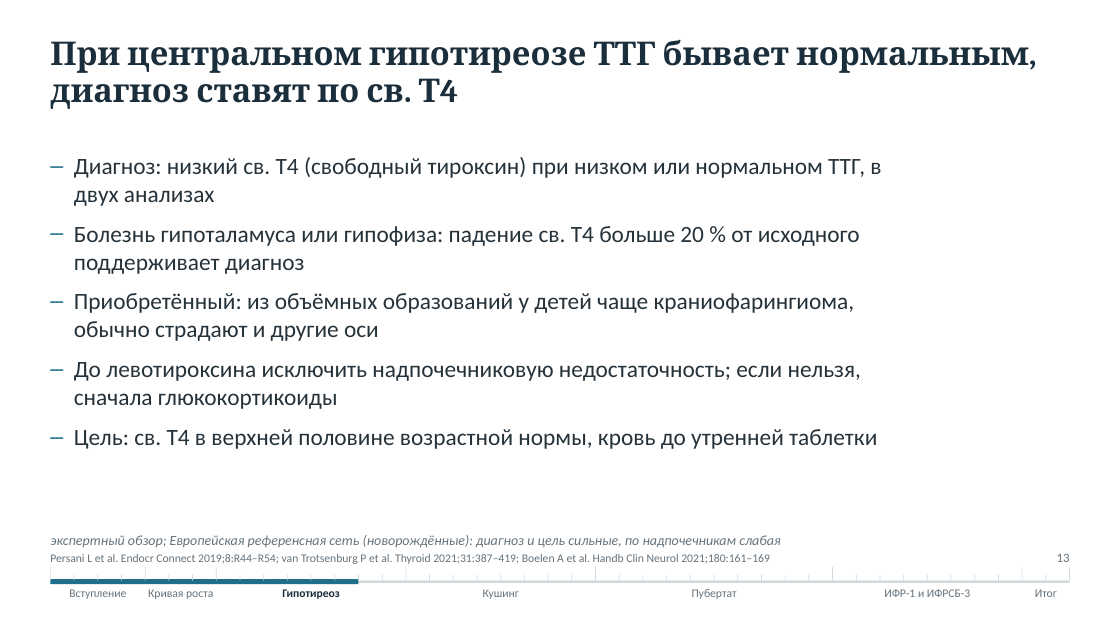
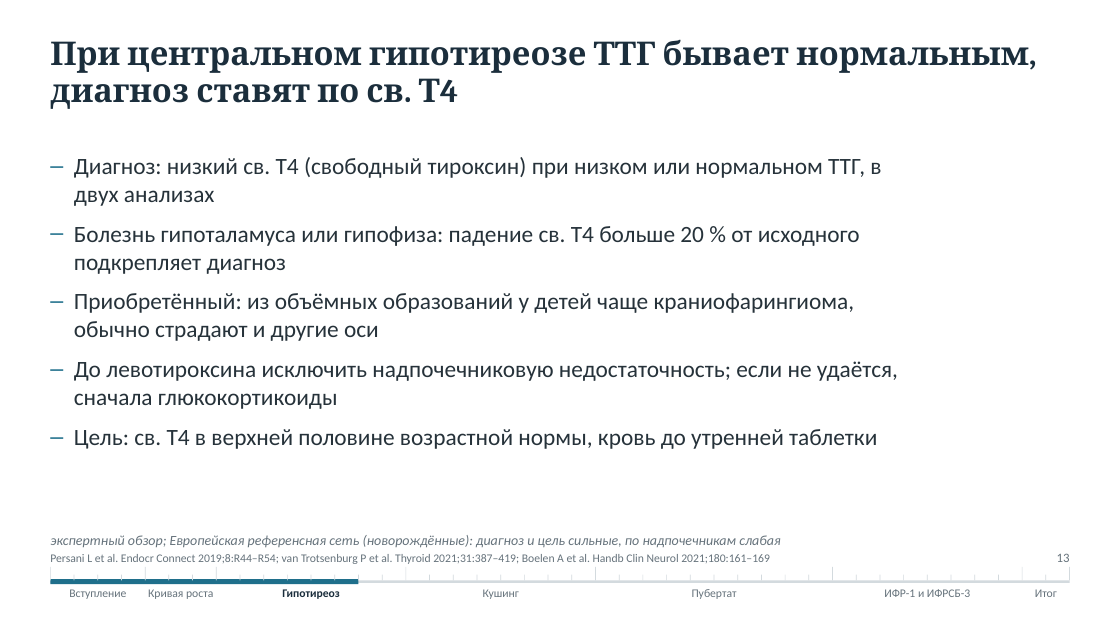
Before and after one commit to drabdulbosit1-eng/my-test-cloud, a slide deck: slide 13 of Endo_short_stature/Эндокринные причины низкорослости 2026.pptx. Drawn at 1120x630 pixels with LibreOffice and Linux fonts; fonts in the diff are those of the drawing. Boxes give left, top, right and bottom in pixels: in the first picture for what was removed or moved away, otherwise in the second. Text is boxed around its words. In the diff, an @@ line names an element or a change of style, - is before the commit and + after.

```diff
--- a/Endo_short_stature/Эндокринные причины низкорослости 2026.pptx
+++ b/Endo_short_stature/Эндокринные причины низкорослости 2026.pptx
@@ text at (74,226,860,274): text changed @@
-– Болезнь гипоталамуса или гипофиза: падение св. Т4 больше 20 % от исходного поддерживает диагноз
+– Болезнь гипоталамуса или гипофиза: падение св. Т4 больше 20 % от исходного подкрепляет диагноз
@@ text at (74,361,898,409): text changed @@
-– До левотироксина исключить надпочечниковую недостаточность; если нельзя, сначала глюкокортикоиды
+– До левотироксина исключить надпочечниковую недостаточность; если не удаётся, сначала глюкокортикоиды
```
Also in this commit, not shown: 26 other slides changed, 14 other files.
